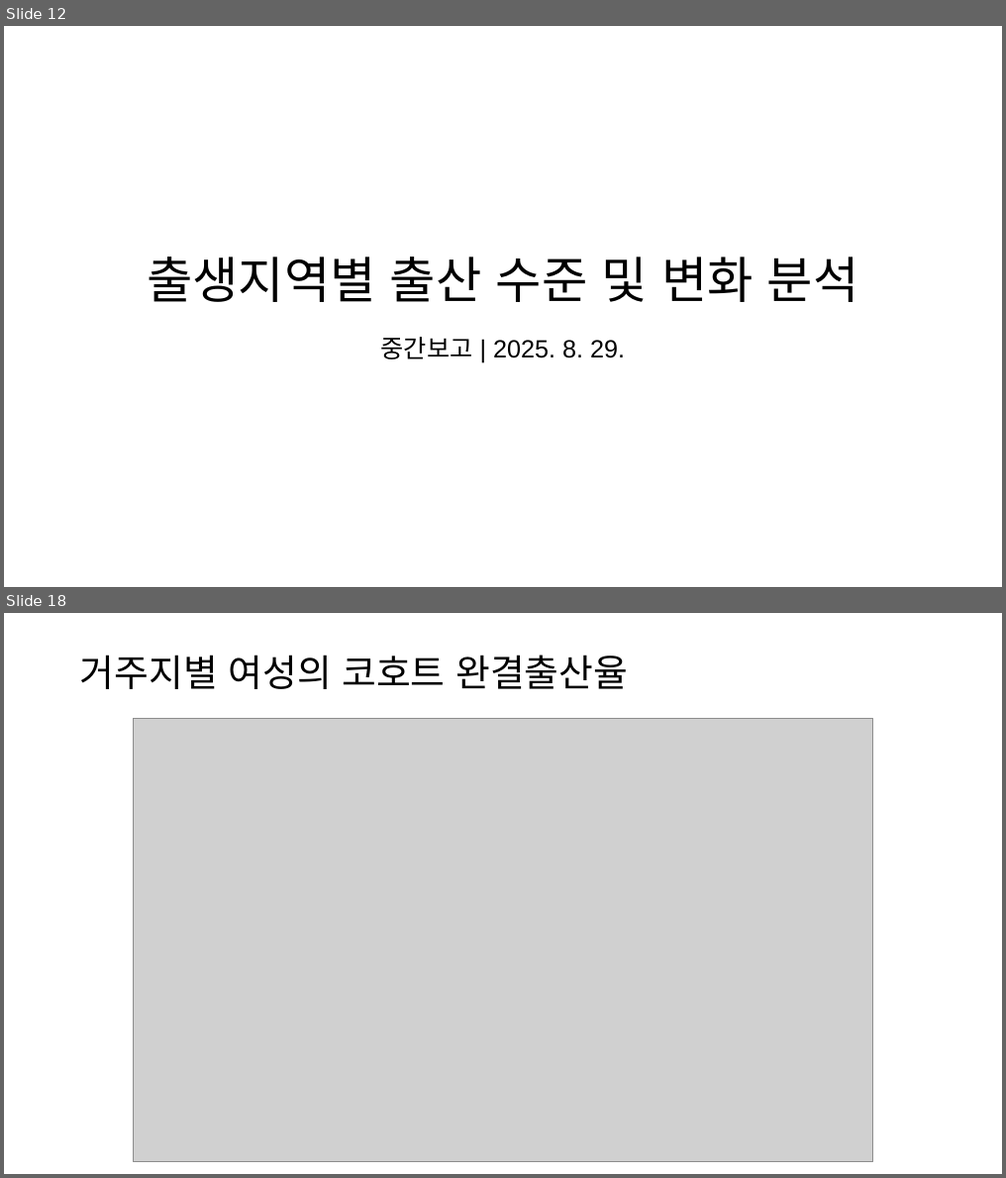
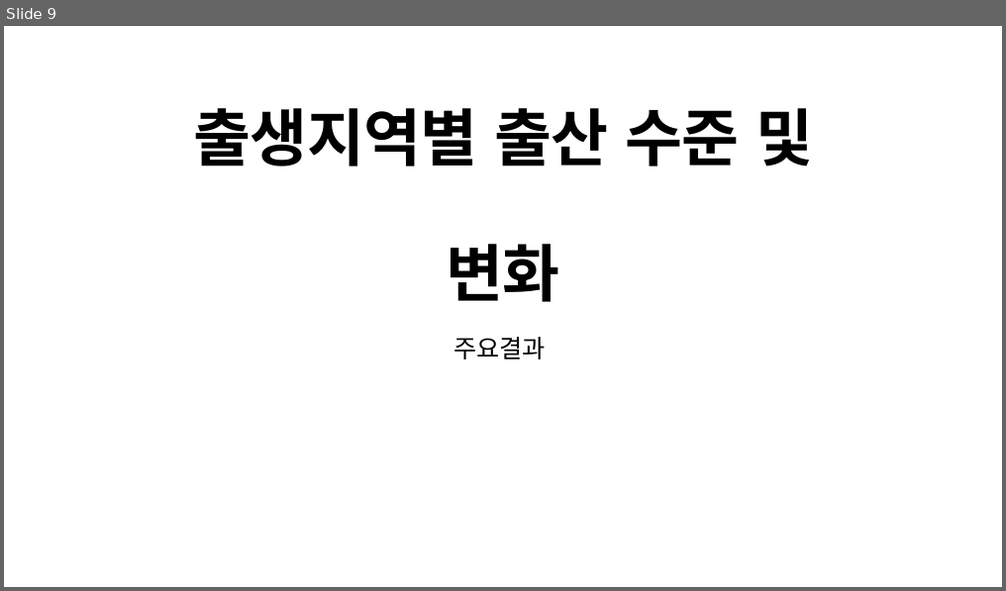
Before and after one commit to samhyunyoo/tscensus, a slide deck: slides/Slide_Final_Yoo_20251124.pptx. Shown one above the other, each under a label of ours: slides 12 and 18 before the commit, slide 9 after it; the slides between them are not shown. The pictures are 1006x1178 and 1006x591 pixels, drawn with LibreOffice and Linux fonts; fonts in the diff are those of the drawing; grey boxes stand for pictures. Boxes give left, top, right and bottom in pixels: in the first picture for what was removed or moved away, otherwise in the second. Text is boxed around its words. In the diff, an @@ line names an element or a change of style, - is before the commit and + after.

```diff
--- a/slides/Slide_Final_Yoo_20251124.pptx
+++ b/slides/Slide_Final_Yoo_20251124.pptx
@@ slide 18 removed at <box>4,613,1002,1174</box>, background #FFFFFF @@
@@ title removed at <box>80,655,628,689</box> @@
-거주지별 여성의 코호트 완결출산율
@@ picture removed at <box>133,719,873,1162</box> @@
@@ what was slide 12 is now slide 9 @@
@@ slide 9 changed as well @@
@@ title at <box>193,108,813,302</box>: text changed; size 48 to 60 pt; font Arial to Noto Sans CJK KR; bold on @@
-출생지역별 출산 수준 및 변화 분석
+출생지역별 출산 수준 및 변화
@@ subtitle at <box>453,337,546,360</box>: text changed @@
-중간보고 | 2025. 8. 29.
+주요결과
```
Also in this commit, not shown: 11 other slides changed, 3 slides added, 12 other slides removed, 8 other files.
